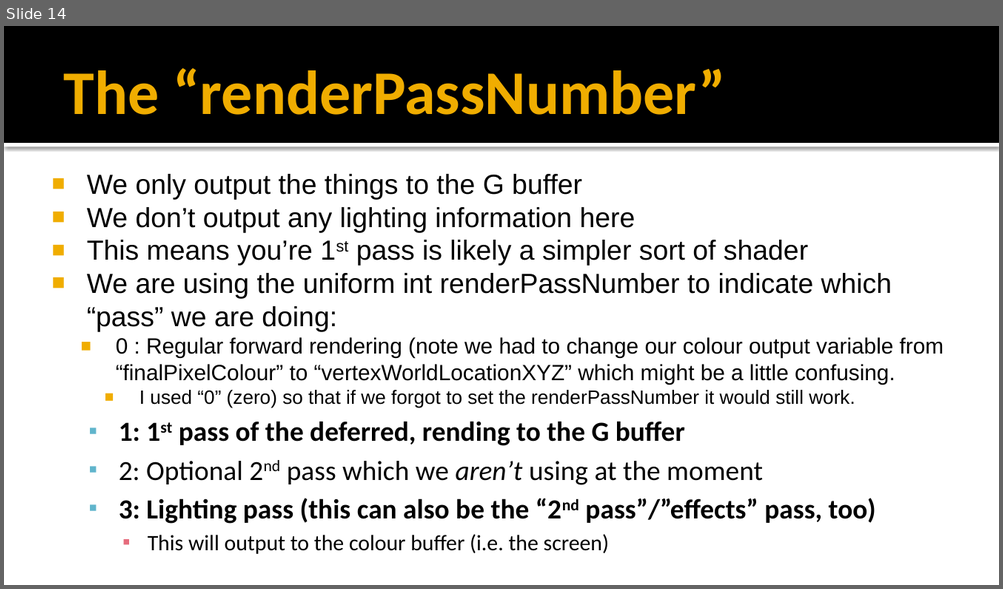
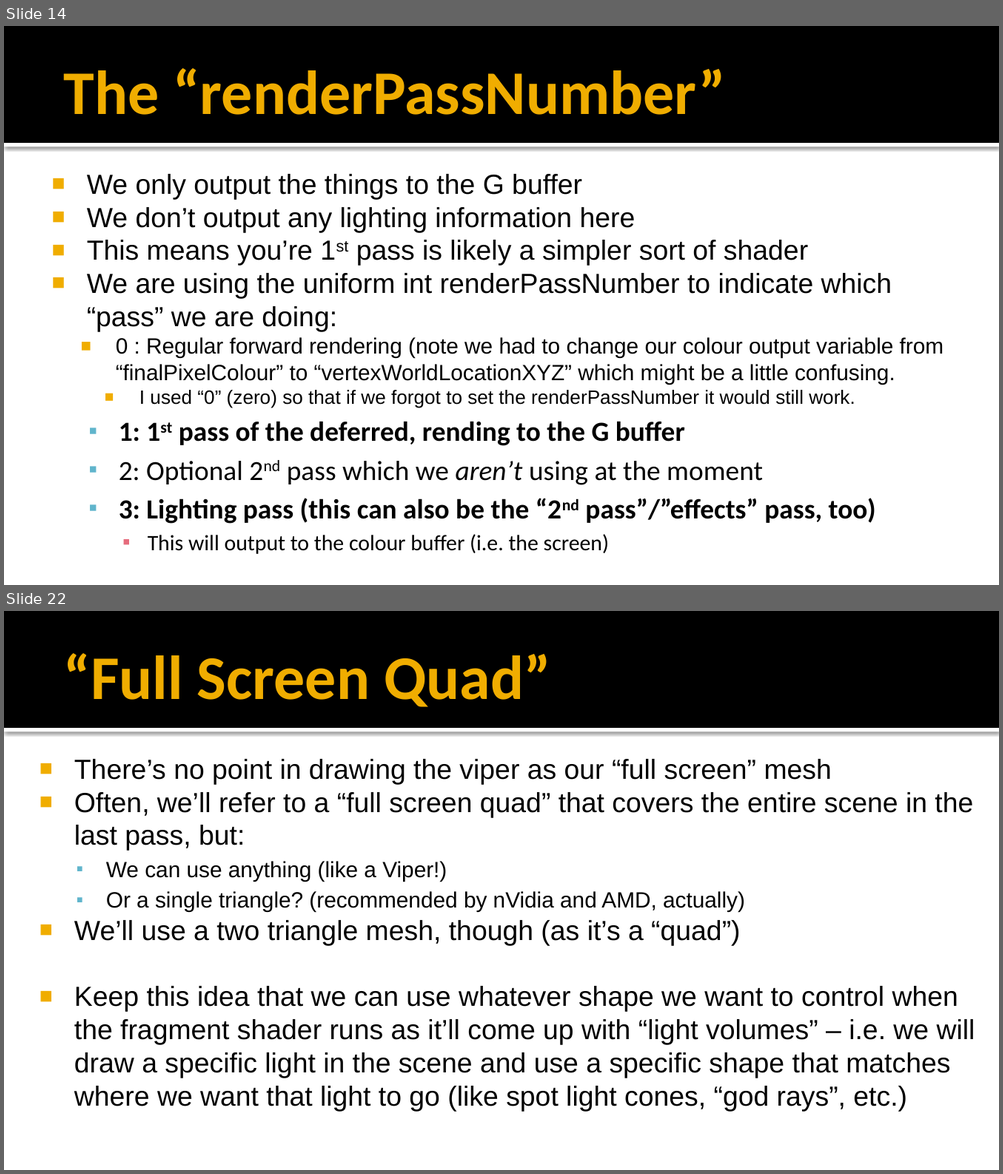
Before and after one commit to FeeneyCodes/GDP202425, a slide deck: 6020_Graph_2_(2025)/Day2Day/Week_08_Deferred_Rendering_1/Deferred_lighting.pptx. Shown one above the other, each under a label of ours: slide 14 before the commit, slides 14 and 22 after it; the slides between them are not shown. The pictures are 1003x589 and 1003x1174 pixels, drawn with LibreOffice and Linux fonts; fonts in the diff are those of the drawing. Boxes give left, top, right and bottom in pixels: in the first picture for what was removed or moved away, otherwise in the second. Text is boxed around its words. In the diff, an @@ line names an element or a change of style, - is before the commit and + after.

```diff
--- a/6020_Graph_2_(2025)/Day2Day/Week_08_Deferred_Rendering_1/Deferred_lighting.pptx
+++ b/6020_Graph_2_(2025)/Day2Day/Week_08_Deferred_Rendering_1/Deferred_lighting.pptx
@@ slide 22 added at (4, 611, 999, 1170), background #FFFFFF; not listed: 2 template elements that a slide beside it also shows @@
@@ title added at (64, 653, 551, 707), 45 pt, text #F0AD00, bold @@
+“Full Screen Quad”
@@ text added at (74, 759, 975, 1112), 20 pt, text #000000 @@
+■ There’s no point in drawing the viper as our “full screen” mesh
+■ Often, we’ll refer to a “full screen quad” that covers the entire scene in the last pass, but:
+  ▪ We can use anything (like a Viper!)
+  ▪ Or a single triangle? (recommended by nVidia and AMD, actually)
+■ We’ll use a two triangle mesh, though (as it’s a “quad”)
+■ Keep this idea that we can use whatever shape we want to control when the fragment shader runs as it’ll come up with “light volumes” – i.e. we will draw a specific light in the scene and use a specific shape that matches where we want that light to go (like spot light cones, “god rays”, etc.)
```
Also in this commit, not shown: 1 slide changed, 7 other slides added, 3 other files.
